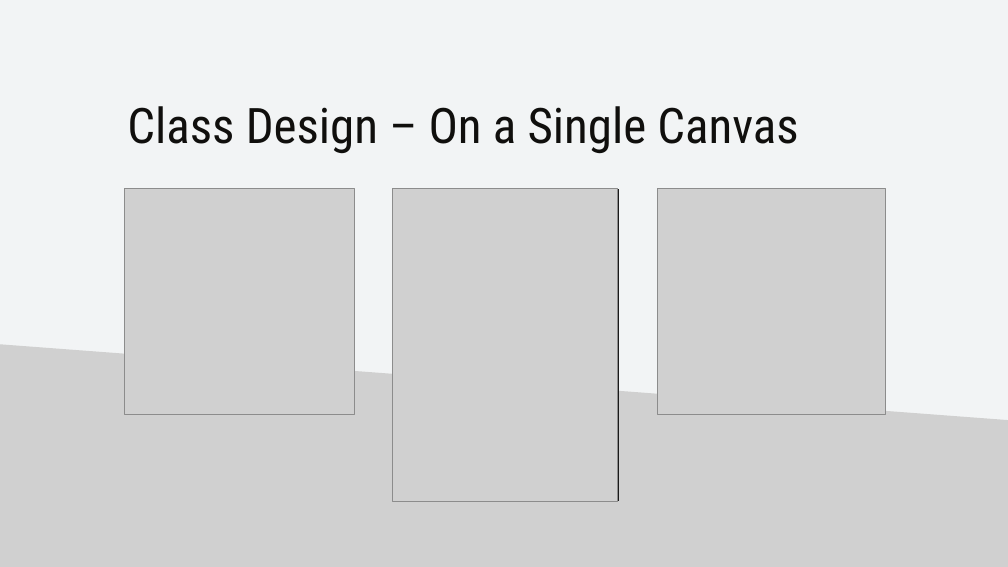
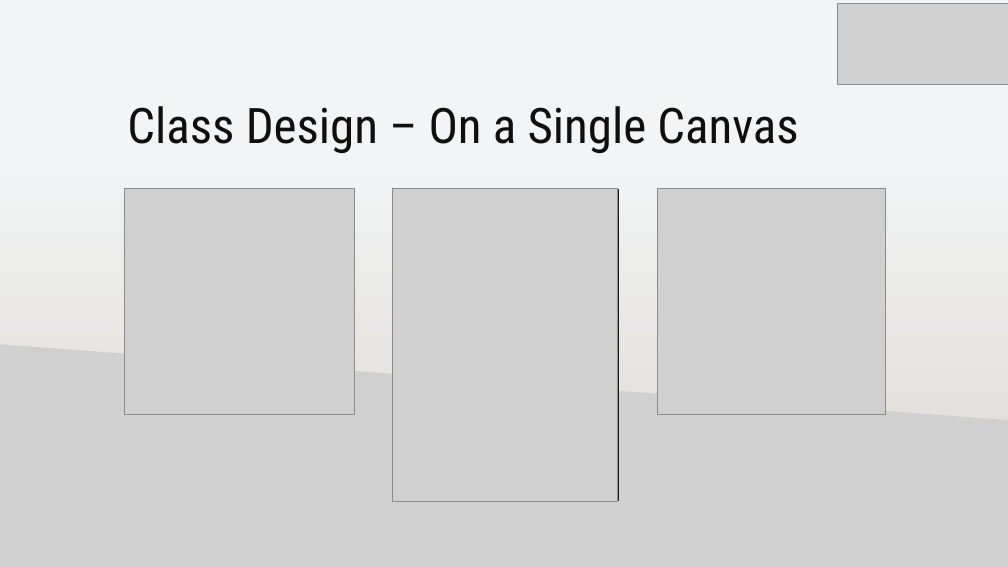
Before and after one commit to varungoel18/Bank_Application, a slide deck: slide 6 of Bank_operations_Project.pptx. Drawn at 1008x567 pixels with LibreOffice and Linux fonts; fonts in the diff are those of the drawing; grey boxes stand for pictures; background and template pictures are left out. Boxes give left, top, right and bottom in pixels: in the first picture for what was removed or moved away, otherwise in the second. Text is boxed around its words. In the diff, an @@ line names an element or a change of style, - is before the commit and + after.

```diff
--- a/Bank_operations_Project.pptx
+++ b/Bank_operations_Project.pptx
@@ picture added at [837,4,1008,84] @@
@@ rectangle added at [0,167,1008,507], fill gradient #DFDBD5 @@
```
Also in this commit, not shown: 12 other slides changed, 2 slides added, 1 slide removed.
